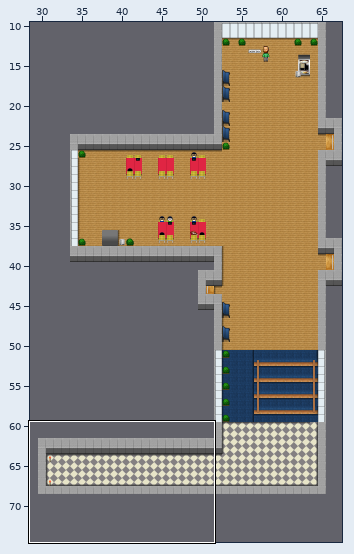
Tiled map, stored at zen-android/assets/data/maps/floor1.tmx. The first picture is a wide view before the edit; the outline marks the close-up.
Close-up. Before the commit:
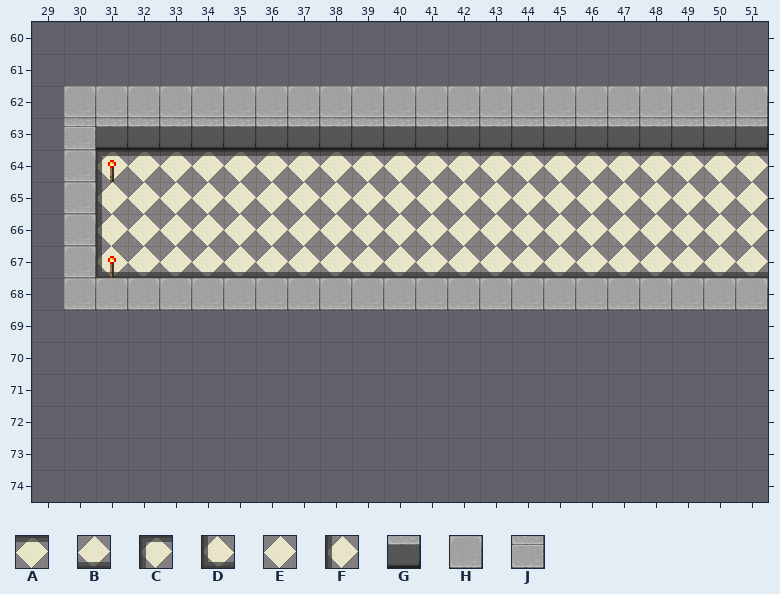
Cells are 32x32 px. Shown: x 29..51, y 60..74. The commit also changed other parts of the map, which this record leaves out.
Key: from "fit": A 6, B 7, C 9, D 11, E 22, F 23, G 39, H 40, J 41.
_ is an empty cell.
Layers that did not change in this view are not listed.
Layer "background2" before, first column x 29:
60 _______________________
61 _______________________
62 _______________________
63 _______________________
64 __CAAAAAAAAAAAAAAAAAAAA
65 __FEEEEEEEEEEEEEEEEEEEE
66 __FEEEEEEEEEEEEEEEEEEEE
67 __DBBBBBBBBBBBBBBBBBBBB
68 _______________________
69 _______________________
70 _______________________
71 _______________________
72 _______________________
73 _______________________
74 _______________________
Layer "walls" before, first column x 29:
60 _______________________
61 _______________________
62 _HHHHHHHHHHHHHHHHHHHHHH
63 _JGGGGGGGGGGGGGGGGGGGGG
64 _H_____________________
65 _H_____________________
66 _H_____________________
67 _H_____________________
68 _HHHHHHHHHHHHHHHHHHHHHH
69 _______________________
70 _______________________
71 _______________________
72 _______________________
73 _______________________
74 _______________________
Now the later version:
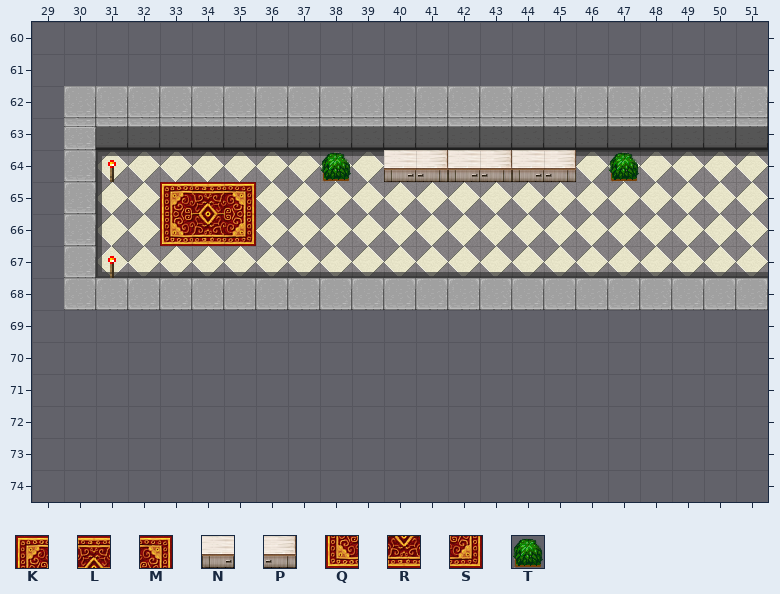
Further tiles: from "fit": K 82, L 83, M 84, N 96, P 97, Q 98, R 99, S 100, T 248.
Diff:
Changed rows in their new state; . is an unchanged cell.
Layer "background2":
first column x 33:
65 KLM
66 QRS
Layer "walls":
first column x 38:
64 T.NPNPNP.T
Boxes around the changes in both close-ups, in picture pixels (x1, y1, x2, y2):
added: (320, 152, 351, 182)
added: (384, 150, 576, 182)
added: (608, 152, 639, 182)
changed: (160, 182, 256, 246)
